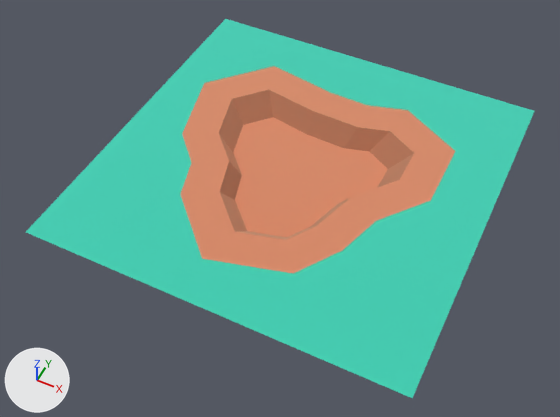
One commit to the glTF model public/models/nf2/nature/ground_pathTile.glb: the scene before it, then after it.
The view is the same before and after, from a 50 mm camera at (0.603, -1.316, 1.404) aimed at (-0.013, -0.083, -0.137). Arrows for +X, +Y and +Z are at lower left; the lights stay in place. The first picture is the older version. Where no turn or scale is listed for an object, it has been applied to the vertices.

Names of what the first picture shows: 'ground_pathTile'.
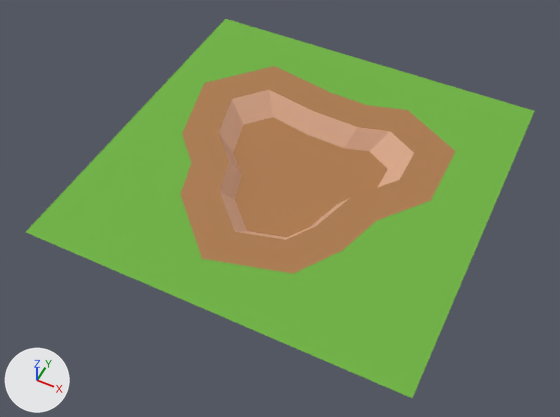
Where the change shows, as pixel boxes [x1, y1, x2, y2] in the pictures (560 x 417 px):
'ground_pathTile', recoloured, surface changed: [26, 19, 534, 398] in both

The change, as a diff of the scene's bpy script:
```diff
--- a/public/models/nf2/nature/ground_pathTile.glb.py
+++ b/public/models/nf2/nature/ground_pathTile.glb.py
@@ mat_grass @@
 mat_grass = principled_material('grass')
-mat_grass.base_color = (0.173, 0.847, 0.722)  # cyan #73eddd
-mat_grass.metallic = 1.0
+mat_grass.base_color = (0.159, 0.451, 0.0513)  # green #6fb340
 mat_grass.roughness = 1.0
@@ mat_dirt @@
 mat_dirt = principled_material('dirt')
-mat_dirt.base_color = (0.886, 0.514, 0.341)  # beige #f2be9e
-mat_dirt.metallic = 1.0
+mat_dirt.base_color = (0.418, 0.198, 0.0762)  # brown #ad7b4e
 mat_dirt.roughness = 1.0
@@ mat_dirtdark @@
 mat_dirtdark.base_color = (0.71, 0.408, 0.271)  # beige #dbab8e
-mat_dirtdark.metallic = 1.0
 mat_dirtdark.roughness = 1.0
@@ ob_tmpparent @@
-ob_tmpparent = bpy.data.objects.new('tmpParent', None)
-ob_tmpparent.location = (0.0, 0.0, 0.0)
```
